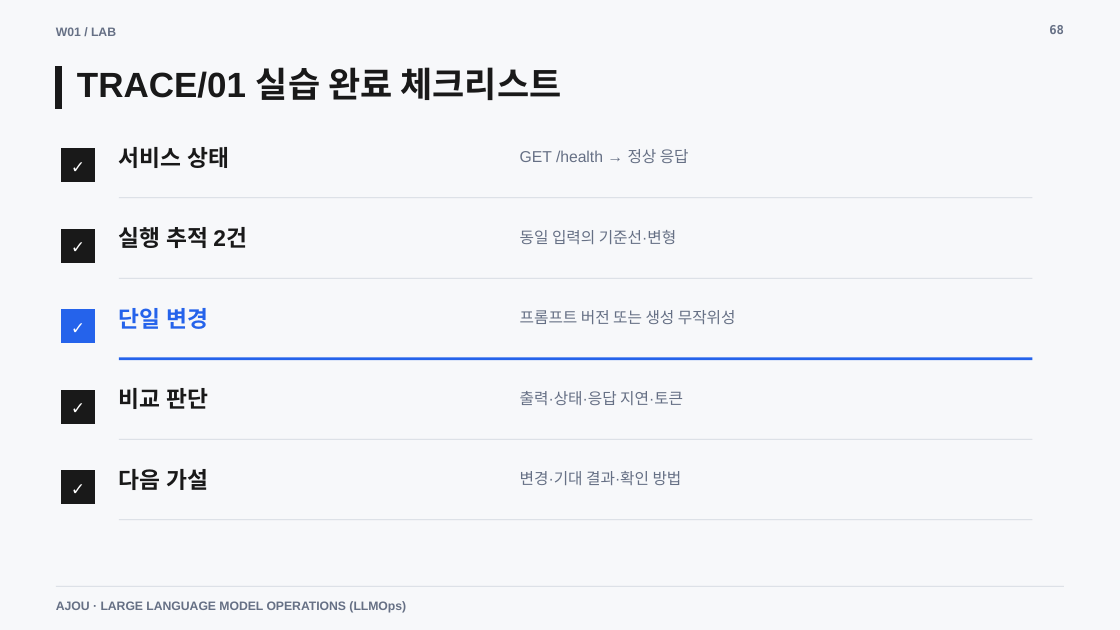
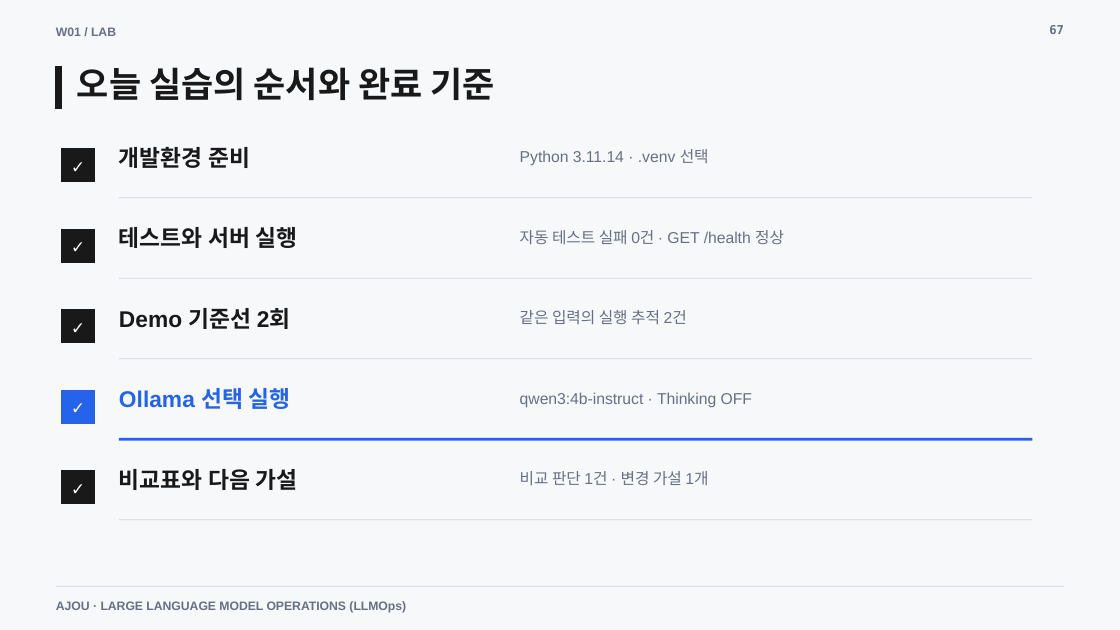
Before and after one commit to smilesjcha/llmops-16week, a slide deck: slide 67 of week01/lecture/01_week1_llmops_kickoff.pptx (slide 68 before the commit). Drawn at 1120x630 pixels with LibreOffice and Linux fonts; fonts in the diff are those of the drawing. Boxes give left, top, right and bottom in pixels: in the first picture for what was removed or moved away, otherwise in the second. Text is boxed around its words. In the diff, an @@ line names an element or a change of style, - is before the commit and + after.

Commit message:
Improve Week 01 Ollama runtime and course materials

```diff
--- a/week01/lecture/01_week1_llmops_kickoff.pptx
+++ b/week01/lecture/01_week1_llmops_kickoff.pptx
@@ text at (1049, 25, 1064, 34): text changed @@
-68
+67
@@ text at (77, 67, 495, 100): text changed @@
-TRACE/01 실습 완료 체크리스트
+오늘 실습의 순서와 완료 기준
@@ text at (119, 147, 250, 168): text changed @@
-서비스 상태
+개발환경 준비
@@ text at (520, 149, 709, 165): text changed @@
-GET /health → 정상 응답
+Python 3.11.14 · .venv 선택
@@ text at (119, 227, 297, 248): text changed @@
-실행 추적 2건
+테스트와 서버 실행
@@ text at (520, 230, 784, 244): text changed @@
-동일 입력의 기준선·변형
+자동 테스트 실패 0건 · GET /health 정상
@@ rectangle at (61, 310, 95, 344): fill #2563EB to #191919; outline #2563EB 0 pt to #191919 0 pt @@
@@ text at (119, 308, 291, 329): text changed; text colour #2563EB to #191919 @@
-단일 변경
+Demo 기준선 2회
@@ text at (520, 310, 687, 324): text changed @@
-프롬프트 버전 또는 생성 무작위성
+같은 입력의 실행 추적 2건
@@ line (119, 359) - (1033, 359): stroke #2563EB 2.25 pt to #D0D5DD 0.75 pt @@
@@ text at (119, 388, 291, 409): text changed; text colour #191919 to #2563EB @@
-비교 판단
+Ollama 선택 실행
@@ rectangle at (61, 391, 95, 424): fill #191919 to #2563EB; outline #191919 0 pt to #2563EB 0 pt @@
@@ text at (520, 392, 752, 408): text changed @@
-출력·상태·응답 지연·토큰
+qwen3:4b-instruct · Thinking OFF
@@ line (119, 439) - (1033, 439): stroke #D0D5DD 0.75 pt to #2563EB 2.25 pt @@
@@ text at (119, 469, 297, 490): text changed @@
-다음 가설
+비교표와 다음 가설
@@ text at (520, 471, 708, 485): text changed @@
-변경·기대 결과·확인 방법
+비교 판단 1건 · 변경 가설 1개
```
Also in this commit, not shown: 14 other slides changed, 3 slides added, 3 slides removed, 20 other files.
